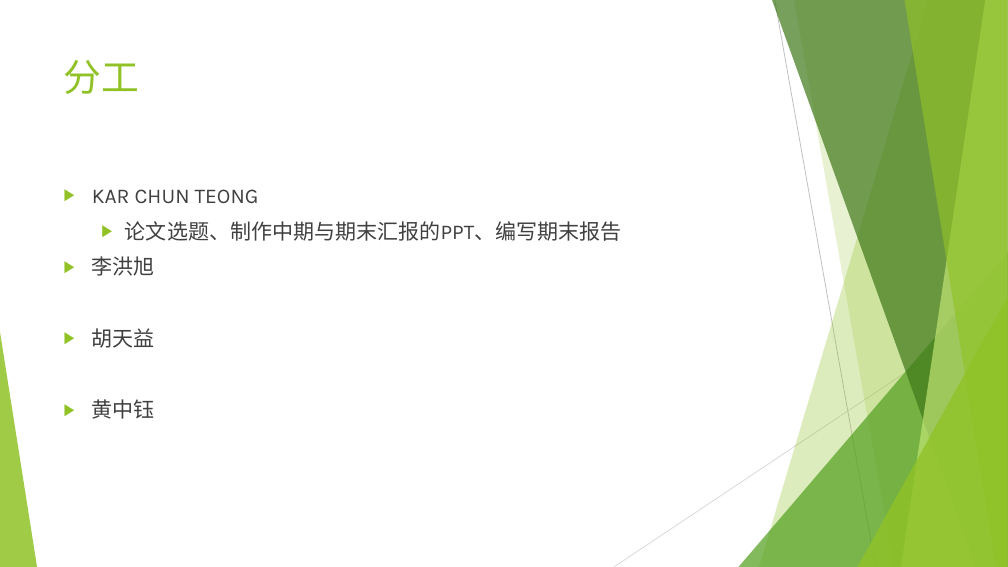
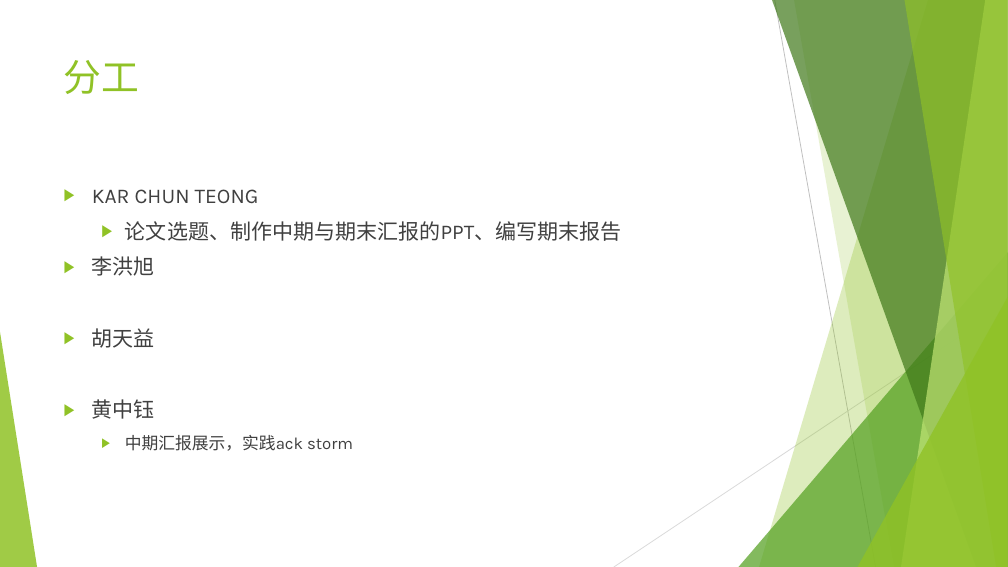
Before and after one commit to VongolaTeong/Reproduce-Detecting-TCP-ACK-storm-attack-a-state-transition-modelling-approach, a slide deck: slide 20 of Final Presentation.pptx. Drawn at 1008x567 pixels with LibreOffice and Linux fonts; fonts in the diff are those of the drawing. Boxes give left, top, right and bottom in pixels: in the first picture for what was removed or moved away, otherwise in the second. Text is boxed around its words. In the diff, an @@ line names an element or a change of style, - is before the commit and + after.

```diff
--- a/Final Presentation.pptx
+++ b/Final Presentation.pptx
@@ text at [125,435,353,451]: paragraph added @@
+  ▶ 中期汇报展示，实践ack storm
```
